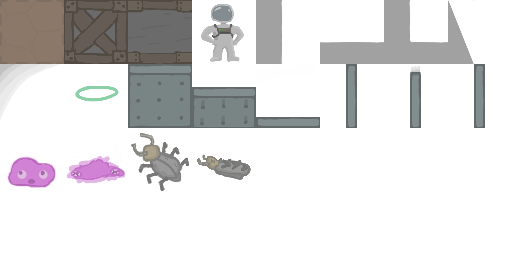
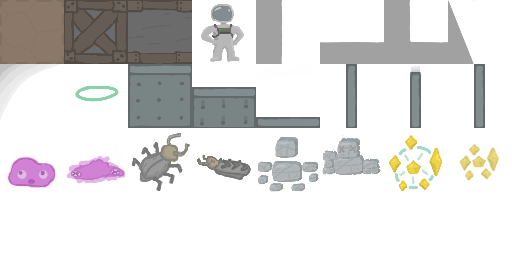
Layered file, before and after one edit (512 x 256). Changes by layer:
painted on "Base Tiles" over [130, 132, 500, 192]
